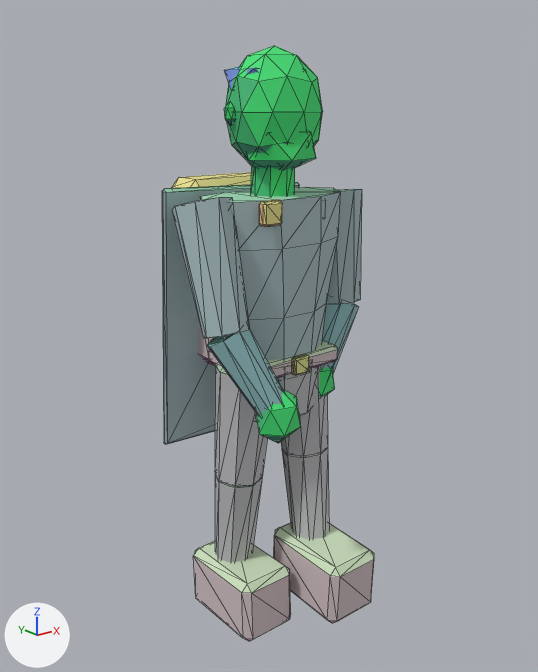
The glTF model assets/exports/npc/npc_refugee_up_l_v01.glb, before and after one commit.
The view is the same before and after, from a camera (50 mm lens) standing at (-1.56, -1.94, 1.87) and looking at (-0.01, 0.01, 1.09). Arrows for +X, +Y and +Z are at lower left; the lights stay in place. The picture after the commit comes second. Mesh edges are drawn as thin lines. Vertices at exactly the same position are counted once.

The first picture shows 'GEO_npc_refugee_up_l_v01'.
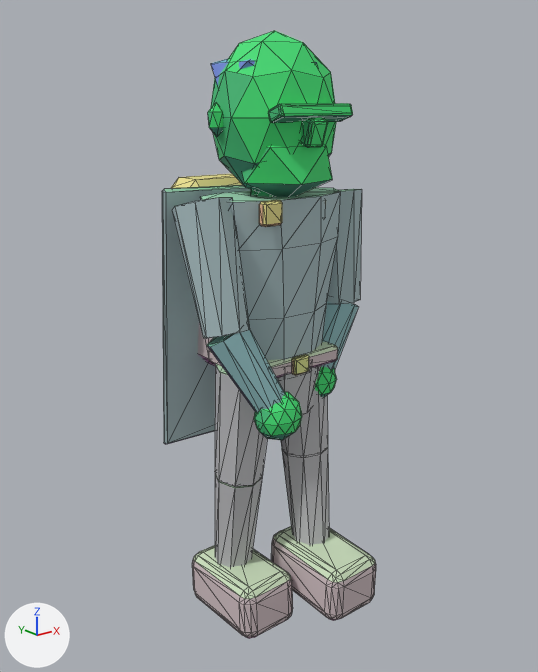
Boxes [x1, y1, x2, y2] around the edits, measured in the pictures (538 x 672 px):
'GEO_npc_refugee_up_l_v01', reshaped
    before: [162, 46, 374, 641]
    after: [162, 31, 376, 638]
part 1 of me_geo_npc_refugee_up_l_v01, added (green)
    after: [210, 31, 337, 192]
part 2 of me_geo_npc_refugee_up_l_v01, added (green)
    after: [242, 144, 332, 197]
part 3 of me_geo_npc_refugee_up_l_v01, added
    after: [208, 103, 223, 137]
part 4 of me_geo_npc_refugee_up_l_v01, added
    after: [211, 59, 317, 86]
part 5 of me_geo_npc_refugee_up_l_v01, rebuilt (7% shorter)
    before: [194, 541, 291, 641]
    after: [192, 545, 293, 638]
part 6 of me_geo_npc_refugee_up_l_v01, rebuilt
    before: [274, 523, 374, 623]
    after: [271, 526, 376, 621]
part 7 of me_geo_npc_refugee_up_l_v01, added (green)
    after: [268, 103, 353, 123]
part 8 of me_geo_npc_refugee_up_l_v01, added (green)
    after: [301, 118, 328, 147]
part 9 of me_geo_npc_refugee_up_l_v01, deleted (green)
    before: [247, 131, 316, 170]
part 10 of me_geo_npc_refugee_up_l_v01, deleted
    before: [225, 66, 258, 90]
part 11 of me_geo_npc_refugee_up_l_v01, deleted
    before: [224, 102, 235, 126]
part 12 of me_geo_npc_refugee_up_l_v01, built on
    before: [256, 368, 335, 443]
    after: [254, 367, 336, 440]
part 13 of me_geo_npc_refugee_up_l_v01, built on (mostly hidden afterwards)
    before: [225, 46, 323, 197]
    after: [251, 190, 273, 197]

Patch to the scene script:
```diff
--- a/assets/exports/npc/npc_refugee_up_l_v01.glb.py
+++ b/assets/exports/npc/npc_refugee_up_l_v01.glb.py
@@ me_geo_npc_refugee_up_l_v01 @@
 # used by ob_geo_npc_refugee_up_l_v01; location = (0.0, 0.0, 0.0)
-me_geo_npc_refugee_up_l_v01.from_pydata(...)  # 538 vertices, 968 faces; spans x -0.38..0.38, y -0.33..0.31, z -0.01..2.04
+me_geo_npc_refugee_up_l_v01.from_pydata(...)  # 854 vertices, 1592 faces; spans x -0.38..0.38, y -0.34..0.31, z 0.0..2.08
+# me_geo_npc_refugee_up_l_v01 part 1: a new loose piece, an icosphere of 80 faces spanning x -0.21..0.21, y -0.2..0.18, z 1.57..2.08, in mat_mat_npc_indexed
+# me_geo_npc_refugee_up_l_v01 part 2: a new loose piece, an icosphere of 20 faces spanning x -0.16..0.16, y -0.2..0.08, z 1.56..1.81, in mat_mat_npc_indexed
+# me_geo_npc_refugee_up_l_v01 part 3: a new loose piece, an icosphere of 20 faces spanning x -0.249..-0.192, y -0.026..0.018, z 1.767..1.868, in mat_mat_npc_indexed
+# me_geo_npc_refugee_up_l_v01 part 4: a new loose piece, an icosphere of 20 faces spanning x -0.2..0.2, y -0.14..0.17, z 1.85..2.03, in mat_mat_npc_indexed
+# me_geo_npc_refugee_up_l_v01 part 5: the loose piece of 24 vertices spanning x -0.23..-0.01, y -0.15..0.21, z -0.01..0.24 is rebuilt with 96 vertices and now spans x -0.24..-0.01, y -0.16..0.22, z 0.0..0.22
+# me_geo_npc_refugee_up_l_v01 part 6: the loose piece of 24 vertices spanning x 0.01..0.23, y -0.33..0.03, z 0.06..0.32 is rebuilt with 96 vertices and now spans x 0.01..0.24, y -0.34..0.04, z 0.08..0.29
+# me_geo_npc_refugee_up_l_v01 part 7: a new loose piece of 56 vertices spanning x -0.14..0.14, y -0.22..-0.15, z 1.81..1.86, in mat_mat_npc_indexed
+# me_geo_npc_refugee_up_l_v01 part 8: a new loose piece of 56 vertices spanning x -0.04..0.04, y -0.23..-0.16, z 1.74..1.83, in mat_mat_npc_indexed
+# me_geo_npc_refugee_up_l_v01 part 9: the loose piece of 12 vertices spanning x -0.12..0.12, y -0.14..0.08, z 1.64..1.83 is deleted
+# me_geo_npc_refugee_up_l_v01 part 10: the loose piece of 12 vertices spanning x -0.15..0.15, y -0.1..0.14, z 1.87..2.0 is deleted
+# me_geo_npc_refugee_up_l_v01 part 11: the loose piece of 12 vertices spanning x -0.19..-0.15, y -0.02..0.01, z 1.8..1.87 is deleted
+# me_geo_npc_refugee_up_l_v01 part 12: 16 vertices moved within x -0.22..0.22, y -0.29..0.01, z 0.87..0.95; 8 vertices removed from x -0.24..0.24, y -0.23..-0.05, z 0.81..1.01; 68 vertices added at x -0.24..0.24, y -0.3..0.02, z 0.83..0.99
+# me_geo_npc_refugee_up_l_v01 part 13: 8 vertices moved from x -0.07..0.07, y -0.07..0.07, z 1.7 to x -0.07..0.07, y -0.07..0.07, z 1.66; 42 vertices removed from x -0.16..0.16, y -0.15..0.13, z 1.64..2.04
+# other edits to the shape of me_geo_npc_refugee_up_l_v01 do not show in these pictures
 me_geo_npc_refugee_up_l_v01.materials.append(mat_mat_npc_indexed)
```
